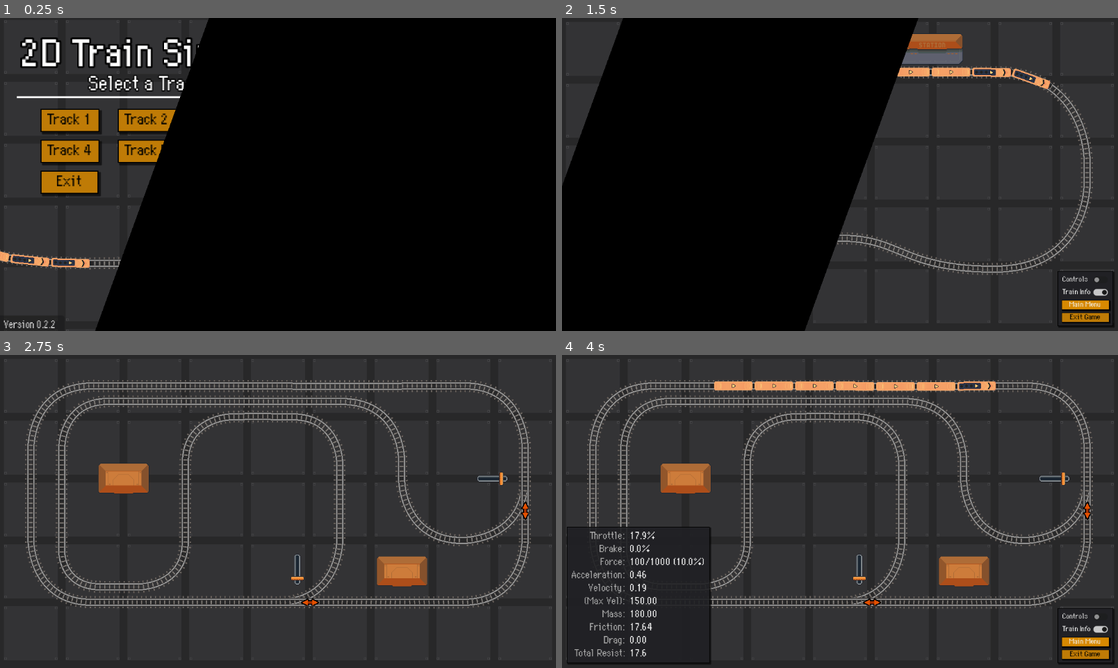
Above: before the commit, frames 1-4 (two rows, left to right).
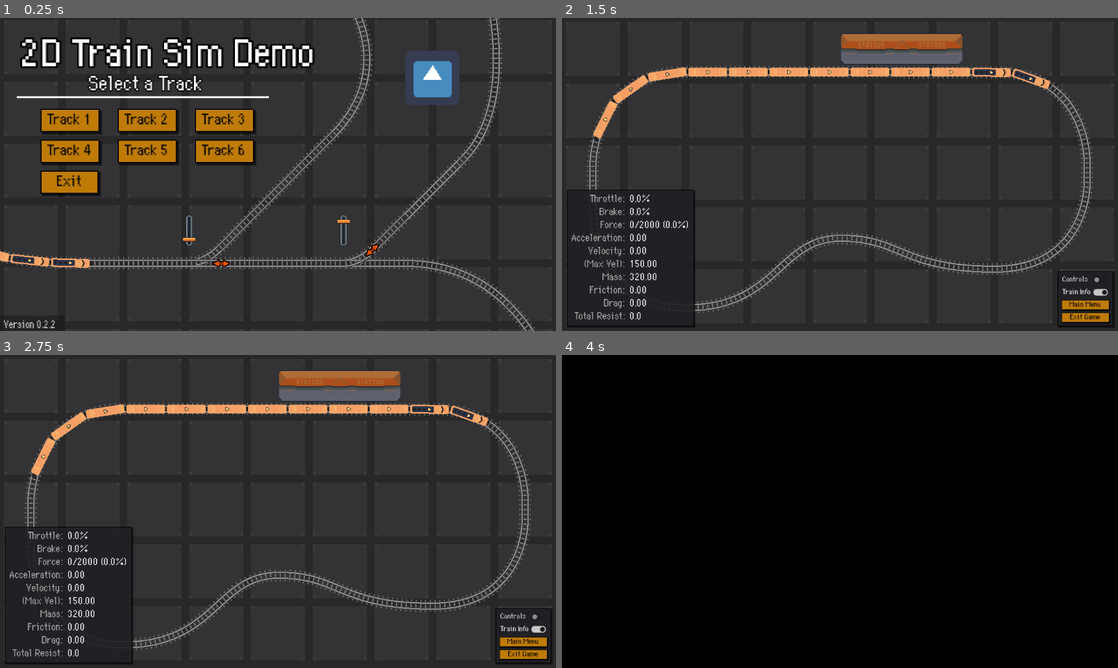
Above: after the commit, the same moments.

Repository: moonbench/simple-godot-train
Game: Godot game, scene res://Demo/Scenes/Game.tscn
Two runs of this game, one before a commit and one after it. Both use one fixed random seed, a clock stepped at 60 frames per second and the inputs below. The engine's default icon, where the game draws it, is replaced by a stand-in: a white triangle on a blue panel in a dark square.
Inputs (mouse positions are in pixels of both pictures, inside the frame that each line leads up to):
- Up to frame 1 (0.25 s): no input
- Up to frame 2 (1.5 s): click "Track 1" at 0.5 s; click "Main Menu" at 1.25 s
- Up to frame 3 (2.75 s): click (144, 458) at 2 s, where only the run before the commit has a clickable "Track 2"
- Up to frame 4 (4 s): move the mouse to (962, 495) at 2.77 s; hold W (speed_up) 2.78-3.5 s; hold X (cut_throttle) 2.78-3.5 s; click "Main Menu" at 3.5 s

The runs differ from the first frame. In frame 1, 72% of the frame differs, in the area x 17-100%, y 0-100%; in frame 2, 51%; in frame 3, 16%; in frame 4, 99%, in the area x 0-100%, y 0-100%.

Commit message:
Method cleanup

Diff:
--- a/Demo/Scenes/ui_controller.tscn
+++ b/Demo/Scenes/ui_controller.tscn
@@ -13,7 +13,7 @@
 script = ExtResource("3_orwkx")
 
 [node name="Node2D" type="Node2D" parent="TransitionsLayer"]
-skew = 0.349066
+skew = 0.261799
 
 [node name="ColorRect" type="ColorRect" parent="TransitionsLayer/Node2D"]
 offset_left = -100.0
--- a/Demo/Scripts/Game.gd
+++ b/Demo/Scripts/Game.gd
@@ -4,7 +4,6 @@
 func _ready() -> void:
 	_setup_train.call_deferred()
 	UI.remove_driving_ui()
-	UI.transitions.swipe_off()
 
 func _on_Button_pressed():
 	Game.switch_to_scene("res://Demo/Scenes/TestTracks1.tscn")
--- a/Demo/Scripts/TestTracks1.gd
+++ b/Demo/Scripts/TestTracks1.gd
@@ -1,10 +1,13 @@
 extends Node
+
+func _ready() -> void:
+	UI.add_driving_ui()
 
 func _setup_train():
 	var train = load("res://Scenes/train.tscn").instantiate()
 	add_child(train)
 
-	train.add_child(load("res://Scenes/components/player_control_component.tscn").instantiate())
+	train.enable_player_control()
 	var engine = load("res://Scenes/TrainEngine.tscn").instantiate()
 	add_child(engine)
 	engine.add_to_track($Tracks/Track, 300)
@@ -17,7 +20,6 @@
 	for _i in range(10):
 		_add_car_to_train(train)
 
-	UI.add_driving_ui()
 	train.train_info.connect(UI.driving_ui.update_train_info)
 
 func _add_car_to_train(train: Train) -> void:
--- a/Demo/Scripts/TestTracks2.gd
+++ b/Demo/Scripts/TestTracks2.gd
@@ -1,23 +1,21 @@
 extends Node
+
+func _ready() -> void:
+	UI.add_driving_ui()
 
 func _setup_train():
 	var train = load("res://Scenes/train.tscn").instantiate()
 	add_child(train)
 
-	train.add_child(load("res://Scenes/components/player_control_component.tscn").instantiate())
+	train.enable_player_control()
 	var engine = load("res://Scenes/TrainEngine.tscn").instantiate()
 	add_child(engine)
 	engine.add_to_track($Tracks/Track, 900)
 	train.add_vehicle(engine)
 
-	#var e2 = load("res://Scenes/TrainEngine.tscn").instantiate()
-	#add_child(e2)
-	#train.add_vehicle(e2)
-
 	for _i in range(6):
 		_add_car_to_train(train)
 
-	UI.add_driving_ui()
 	train.train_info.connect(UI.driving_ui.update_train_info)
 
 func _add_car_to_train(train: Train) -> void:
--- a/Demo/Scripts/TestTracks3.gd
+++ b/Demo/Scripts/TestTracks3.gd
@@ -1,9 +1,13 @@
 extends Node
+
+func _ready() -> void:
+	UI.add_driving_ui()
+
 func _setup_train():
 	var train = load("res://Scenes/train.tscn").instantiate()
 	add_child(train)
 
-	train.add_child(load("res://Scenes/components/player_control_component.tscn").instantiate())
+	train.enable_player_control()
 	var engine = load("res://Scenes/TrainEngine.tscn").instantiate()
 	add_child(engine)
 	engine.add_to_track($Tracks/Track, 300)
@@ -16,7 +20,6 @@
 	for _i in range(10):
 		_add_car_to_train(train)
 
-	UI.add_driving_ui()
 	train.train_info.connect(UI.driving_ui.update_train_info)
 
 func _add_car_to_train(train: Train) -> void:
--- a/Demo/Scripts/TestTracks4.gd
+++ b/Demo/Scripts/TestTracks4.gd
@@ -1,12 +1,17 @@
 extends Node
+
+func _ready() -> void:
+	UI.add_driving_ui()
+
 func _setup_train():
 	var train = load("res://Scenes/train.tscn").instantiate()
 	add_child(train)
 
-	train.add_child(load("res://Scenes/components/player_control_component.tscn").instantiate())
+	train.enable_player_control()
 	var engine = load("res://Scenes/TrainEngine.tscn").instantiate()
 	add_child(engine)
 	engine.add_to_track($Tracks/Track, 1200)
+	engine.add_child(load("res://Demo/Scenes/ChaseCamera.tscn").instantiate())
 	train.add_vehicle(engine)
 
 	var e2 = load("res://Scenes/TrainEngine.tscn").instantiate()
@@ -16,10 +21,7 @@
 	for _i in range(14):
 		_add_car_to_train(train)
 
-	UI.add_driving_ui()
 	train.train_info.connect(UI.driving_ui.update_train_info)
-
-	engine.add_child(load("res://Demo/Scenes/ChaseCamera.tscn").instantiate())
 
 func _add_car_to_train(train: Train) -> void:
 	var car = load("res://Scenes/TrainVehicle.tscn").instantiate()
--- a/Demo/Scripts/TestTracks5.gd
+++ b/Demo/Scripts/TestTracks5.gd
@@ -1,13 +1,17 @@
 extends Node
+
+func _ready() -> void:
+	UI.add_driving_ui()
 
 func _setup_train():
 	var train = load("res://Scenes/train.tscn").instantiate()
 	add_child(train)
 
-	train.add_child(load("res://Scenes/components/player_control_component.tscn").instantiate())
+	train.enable_player_control()
 	var engine = load("res://Scenes/TrainEngine.tscn").instantiate()
 	add_child(engine)
 	engine.add_to_track($Tracks/Track, 2100)
+	engine.add_child(load("res://Demo/Scenes/ChaseCamera.tscn").instantiate())
 	train.add_vehicle(engine)
 
 	var e2 = load("res://Scenes/TrainEngine.tscn").instantiate()
@@ -17,10 +21,8 @@
 	for _i in range(20):
 		_add_car_to_train(train)
 
-	UI.add_driving_ui()
 	train.train_info.connect(UI.driving_ui.update_train_info)
 
-	engine.add_child(load("res://Demo/Scenes/ChaseCamera.tscn").instantiate())
 
 func _add_car_to_train(train: Train) -> void:
 	var car = load("res://Scenes/TrainVehicle.tscn").instantiate()
--- a/Demo/Scripts/TestTracks6.gd
+++ b/Demo/Scripts/TestTracks6.gd
@@ -1,12 +1,16 @@
 extends Node
+
+func _ready() -> void:
+	UI.add_driving_ui()
+
 func _setup_train():
 	var train = load("res://Scenes/train.tscn").instantiate()
 	add_child(train)
 
-	train.add_child(load("res://Scenes/components/player_control_component.tscn").instantiate())
 	var engine = load("res://Scenes/TrainEngine.tscn").instantiate()
 	add_child(engine)
 	engine.add_to_track($Tracks/Track, 1200)
+	engine.add_child(load("res://Demo/Scenes/ChaseCamera.tscn").instantiate())
 	train.add_vehicle(engine)
 
 	var e2 = load("res://Scenes/TrainEngine.tscn").instantiate()
@@ -19,7 +23,7 @@
 	UI.add_driving_ui()
 	train.train_info.connect(UI.driving_ui.update_train_info)
 
-	engine.add_child(load("res://Demo/Scenes/ChaseCamera.tscn").instantiate())
+
 
 func _add_car_to_train(train: Train) -> void:
 	var car = load("res://Scenes/TrainVehicle.tscn").instantiate()
--- a/Demo/Scripts/game_controller.gd
+++ b/Demo/Scripts/game_controller.gd
@@ -8,5 +8,5 @@
 	UI.transitions.swipe_on()
 
 	var delay = create_tween()
-	delay.tween_callback(func(): get_tree().change_scene_to_packed(load(new_scene_path))).set_delay(0.6)
+	delay.tween_callback(func(): get_tree().change_scene_to_packed(load(new_scene_path))).set_delay(0.4)
 	delay.tween_callback(UI.transitions.swipe_off).set_delay(0.2)
--- a/Demo/Scripts/transitions_layer.gd
+++ b/Demo/Scripts/transitions_layer.gd
@@ -8,13 +8,15 @@
 	rect.size = Vector2(1, 1000)
 
 	var tween = create_tween()
-	tween.tween_property(rect, "size", Vector2(2000, 1000), 0.6)
+	tween.tween_property(rect, "size", Vector2(2000, 1000), 0.4)
 	tween.set_ease(Tween.EASE_OUT)
 
 func swipe_off():
-	node.position = Vector2(-100, -64)
+	node.position = Vector2(-200, -64)
 	rect.size = Vector2(2000, 1000)
 
 	var tween = create_tween()
-	tween.tween_property(node, "position", Vector2(2000, -64), 0.8)
-	tween.set_ease(Tween.EASE_IN)
+	tween.set_parallel()
+	tween.tween_property(node, "position", Vector2(2000, -64), 0.4)
+	tween.tween_property(rect, "size", Vector2(1, 1000), 0.4)
+	tween.set_ease(Tween.EASE_OUT)
--- a/Scenes/components/player_control_component.tscn
+++ b/Scenes/components/player_control_component.tscn
@@ -2,5 +2,5 @@
 
 [ext_resource type="Script" path="res://Scripts/components/player_control_component.gd" id="1_s7j7n"]
 
-[node name="PlayerControlComponent" type="Node"]
+[node name="PlayerControlComponent" type="Node" groups=["player_controllers"]]
 script = ExtResource("1_s7j7n")
--- a/Scripts/Bogie.gd
+++ b/Scripts/Bogie.gd
@@ -72,6 +72,6 @@
 func _change_track_if_end(original_offset: float, distance_moved: float) -> void:
 	if !current_track: return
 	if progress_ratio <= 0.0:
-		current_track.on_bogie_at_head(self, abs(original_offset - abs(distance_moved)), distance_moved > 0)
+		current_track.on_bogie_at_head(self, abs(original_offset + distance_moved), distance_moved > 0)
 	elif progress_ratio >= 1.0:
 		current_track.on_bogie_at_tail(self, original_offset + abs(distance_moved) - current_track_length, distance_moved > 0)
--- a/Scripts/components/player_control_component.gd
+++ b/Scripts/components/player_control_component.gd
@@ -1,4 +1,5 @@
 extends Node
+class_name PlayerTrainController
 
 @onready var train : Train = get_parent()
 
--- a/Scripts/train.gd
+++ b/Scripts/train.gd
@@ -40,6 +40,11 @@
 		_move(delta)
 
 #region Public Interface
+func enable_player_control():
+	for node in get_tree().get_nodes_in_group("player_controllers"):
+		node.queue_free()
+	add_child(load("res://Scenes/components/player_control_component.tscn").instantiate())
+
 func add_vehicle(car: TrainVehicle):
 	if cars.size() > 0:
 		add_vehicle_at_end(car)
